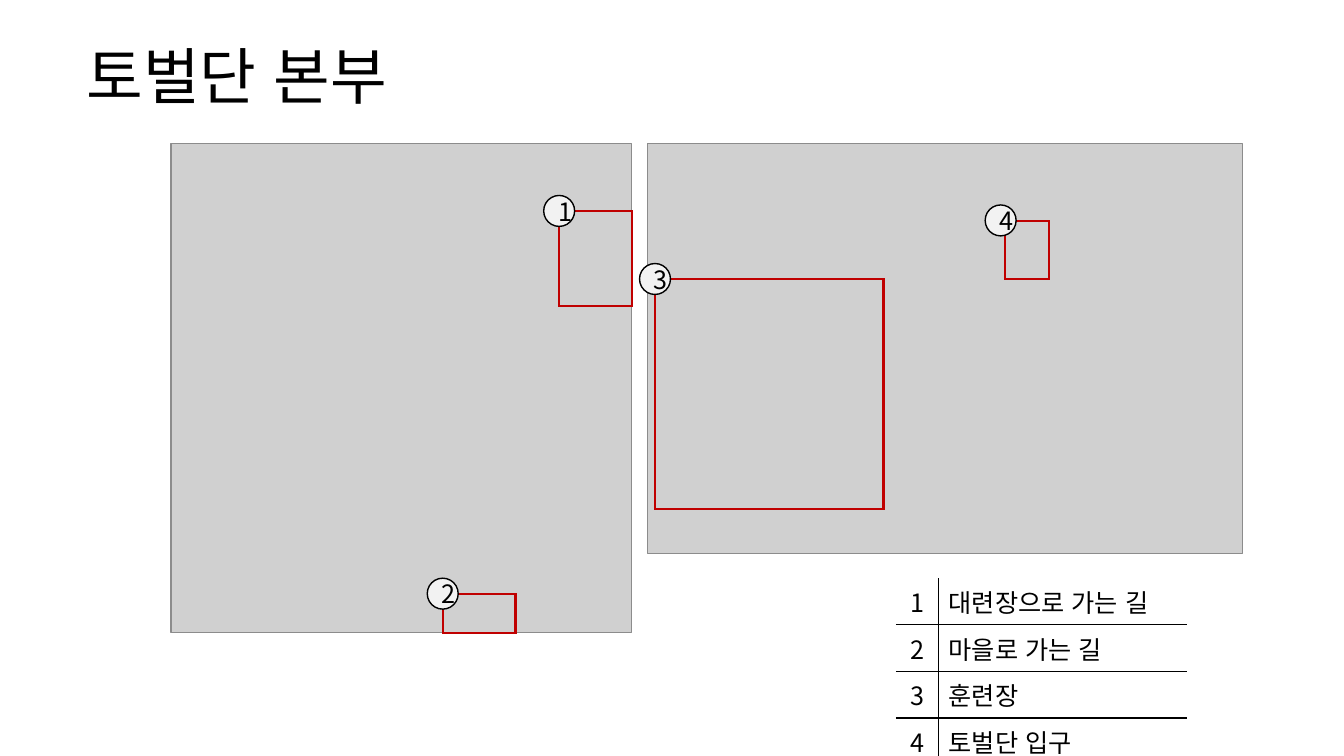
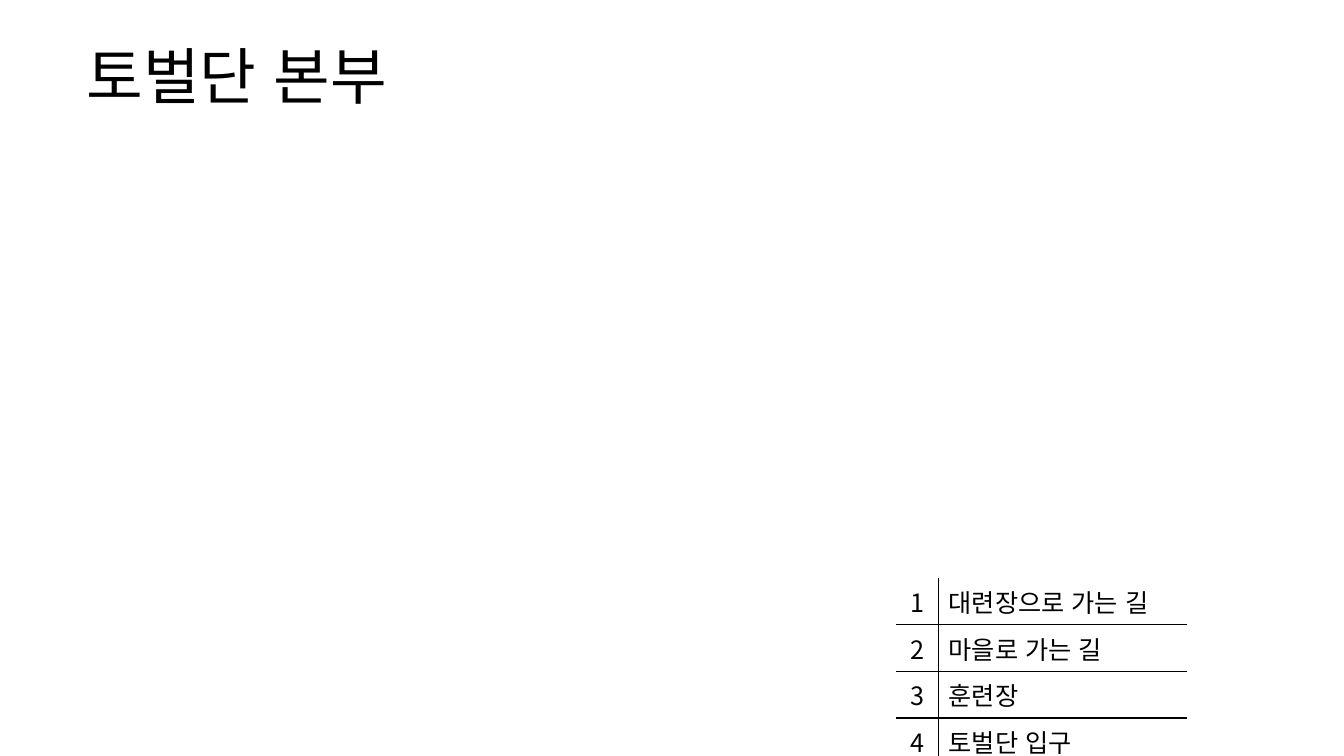
Before and after one commit to yjk0401/unityenginebasic_9th, a slide deck: slide 4 of 기획/방랑엽사전/맵 기획서 (토벌단 본부).pptx. Drawn at 1344x756 pixels with LibreOffice and Linux fonts; fonts in the diff are those of the drawing; grey boxes stand for pictures. Boxes give left, top, right and bottom in pixels: in the first picture for what was removed or moved away, otherwise in the second. Text is boxed around its words. In the diff, an @@ line names an element or a change of style, - is before the commit and + after.

```diff
--- a/기획/방랑엽사전/맵 기획서 (토벌단 본부).pptx
+++ b/기획/방랑엽사전/맵 기획서 (토벌단 본부).pptx
@@ group removed at [639,143,1242,554]: 2 rectangles, 2 ellipses, 1 picture @@
-3
-4
@@ group removed at [171,143,632,633]: 2 rectangles, 2 ellipses, 1 picture @@
-1
-2
```
Also in this commit, not shown: 1 other slide changed, 1 slide added, 18 other files.
